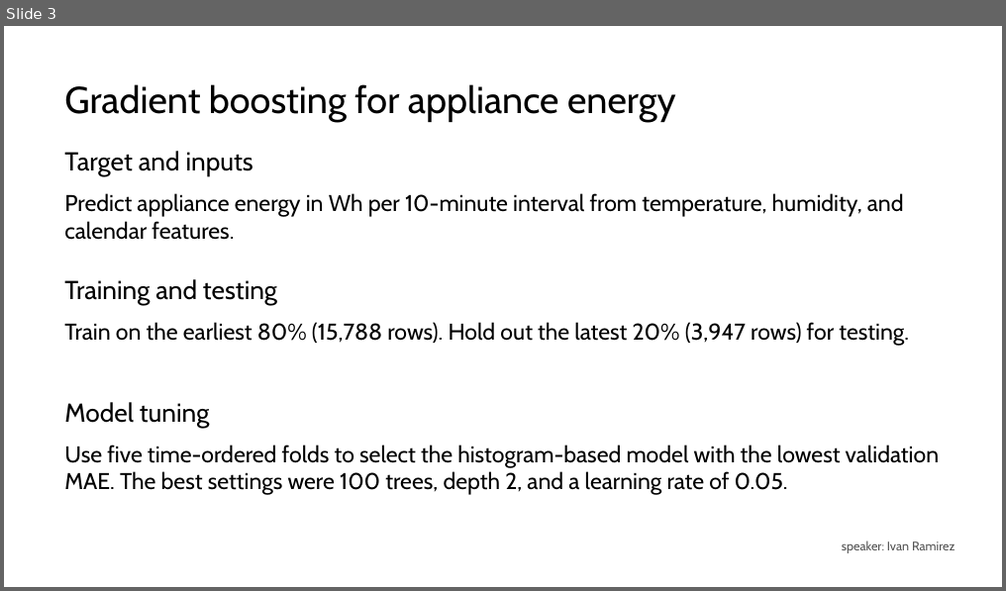
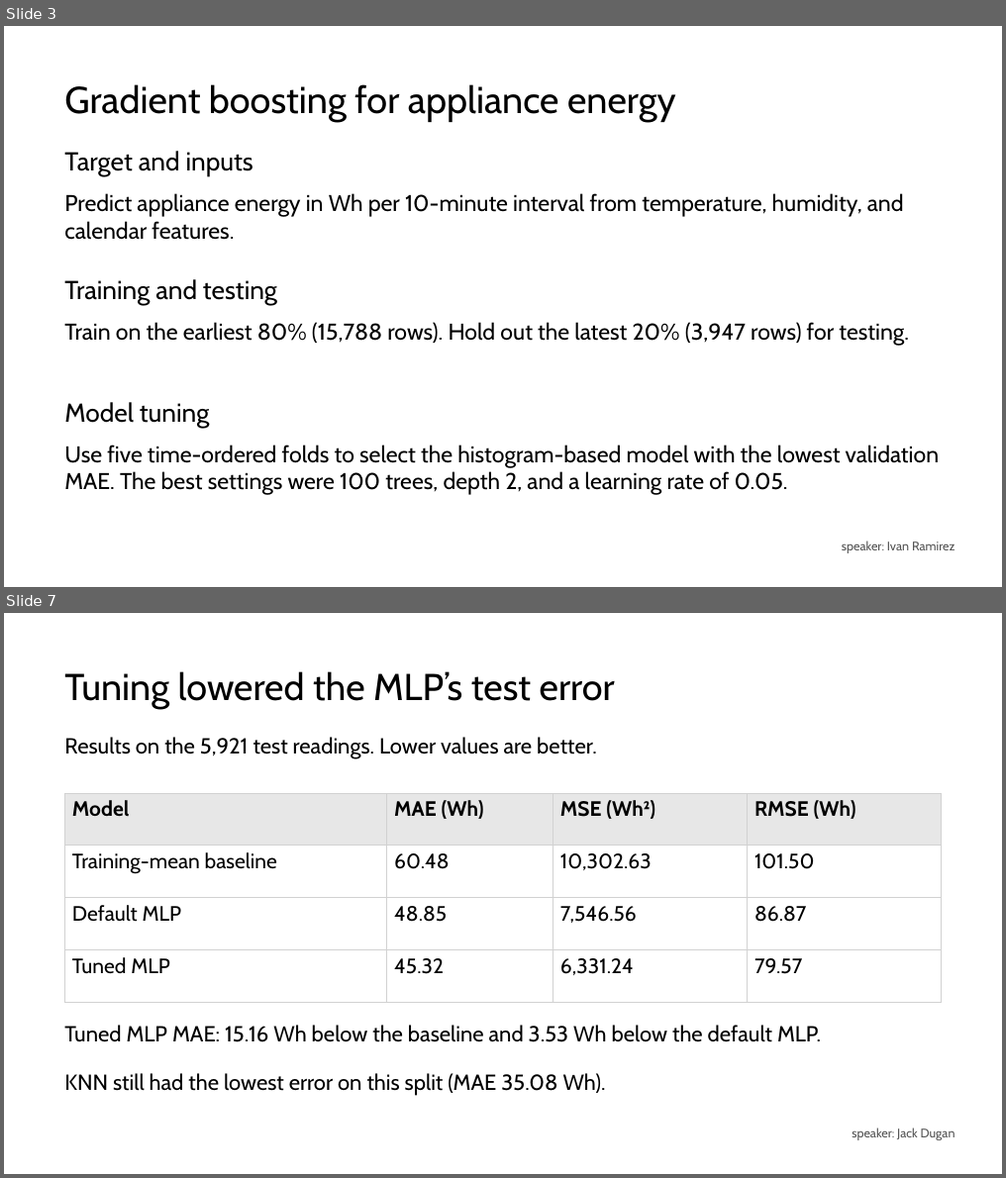
Before and after one commit to va2324/CSC3730-Group3, a slide deck: shared_report_&_presentation/group_presentation.pptx. Shown one above the other, each under a label of ours: slide 3 before the commit, slides 3 and 7 after it; the slides between them are not shown. The pictures are 1006x591 and 1006x1178 pixels, drawn with LibreOffice and Linux fonts; fonts in the diff are those of the drawing. Boxes give left, top, right and bottom in pixels: in the first picture for what was removed or moved away, otherwise in the second. Text is boxed around its words. In the diff, an @@ line names an element or a change of style, - is before the commit and + after.

```diff
--- a/shared_report_&_presentation/group_presentation.pptx
+++ b/shared_report_&_presentation/group_presentation.pptx
@@ slide 7 added at (x1=4, y1=613, x2=1002, y2=1174), background #FFFFFF @@
@@ text added at (x1=64, y1=671, x2=615, y2=710), 36 pt, text #000000 @@
+Tuning lowered the MLP’s test error
@@ text added at (x1=64, y1=737, x2=597, y2=760), 21 pt, text #000000 @@
+Results on the 5,921 test readings. Lower values are better.
@@ table added at (x1=64, y1=793, x2=941, y2=979), 4 rows, 4 columns @@
+Model | MAE (Wh) | MSE (Wh²) | RMSE (Wh)
+Training-mean baseline | 60.48 | 10,302.63 | 101.50
+Default MLP | 48.85 | 7,546.56 | 86.87
+Tuned MLP | 45.32 | 6,331.24 | 79.57
@@ text added at (x1=64, y1=1025, x2=821, y2=1043), 21 pt, text #000000 @@
+Tuned MLP MAE: 15.16 Wh below the baseline and 3.53 Wh below the default MLP.
@@ text added at (x1=64, y1=1073, x2=606, y2=1096), 21 pt, text #000000 @@
+KNN still had the lowest error on this split (MAE 35.08 Wh).
@@ text added at (x1=851, y1=1128, x2=955, y2=1141), 12 pt, text #545454 @@
+speaker: Jack Dugan
```
Also in this commit, not shown: 1 slide changed, 2 other slides added, 1 other file.
